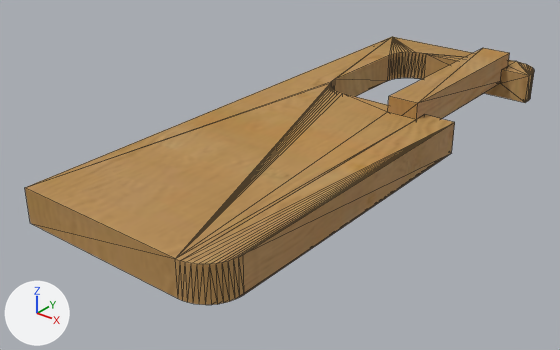
The glTF model modelos/porta-rollo-bano.glb, before and after one commit.
Rendered twice from a 50 mm camera at (0.311, -0.188, 0.192) aimed at (0.046, 0.143, -0.013). The lights are fixed; the arrows at lower left show +X, +Y and +Z. The older version comes first. Mesh edges are drawn as thin lines. Where no turn or scale is listed for an object, it has been applied to the vertices. Vertices at exactly the same position are counted once.
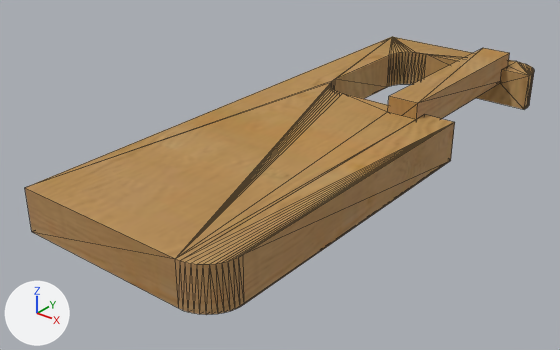
What the commit changed:
me_mesh_0 is used by ob_mesh_0; location (0.0, 0.0, 0.0).
me_mesh_0 had 132 vertices, 264 faces and spanned x 0.0..0.125, y 0.0..0.345, z 0.0..0.03.
me_mesh_0 now has 132 vertices, 264 faces and spans x 0.0..0.125, y 0.0..0.345, z -0.005..0.03.
Part 1, on me_mesh_0:
2 vertices are removed from x 0.045..0.125, y 0.21, z 0.0.
22 faces are deleted.
54 vertices in x 0.0..0.125, y 0.0..0.345, z 0.0 move by (0.0, 0.0, -0.005).
2 vertices are added at (0.045, 0.21, -0.005), (0.125, 0.21, -0.005).
20 new faces join them, mat_material_0 (picture img_image_0).
2 new faces join them, mat_material_1 (picture img_image_1).
me_mesh_0 part 2: 54 faces spanning x 0.0..0.125, y 0.0..0.345, z -0.005..0.02 switch from mat_material_0 (picture img_image_0) to mat_material_1 (picture img_image_1).

What differs and where, as boxes [x1, y1, x2, y2] in the pictures (560 x 350 px; the box of a moved part takes in the faces that stretch with it):
'Mesh_0', reshaped: before [25, 37, 534, 305]; after [25, 37, 534, 315]
part 1 of me_mesh_0, moved or reshaped: before [243, 52, 532, 294]; after [243, 52, 532, 304]
part 2 of me_mesh_0, recoloured: before [30, 97, 530, 305]; after [30, 97, 530, 315]
